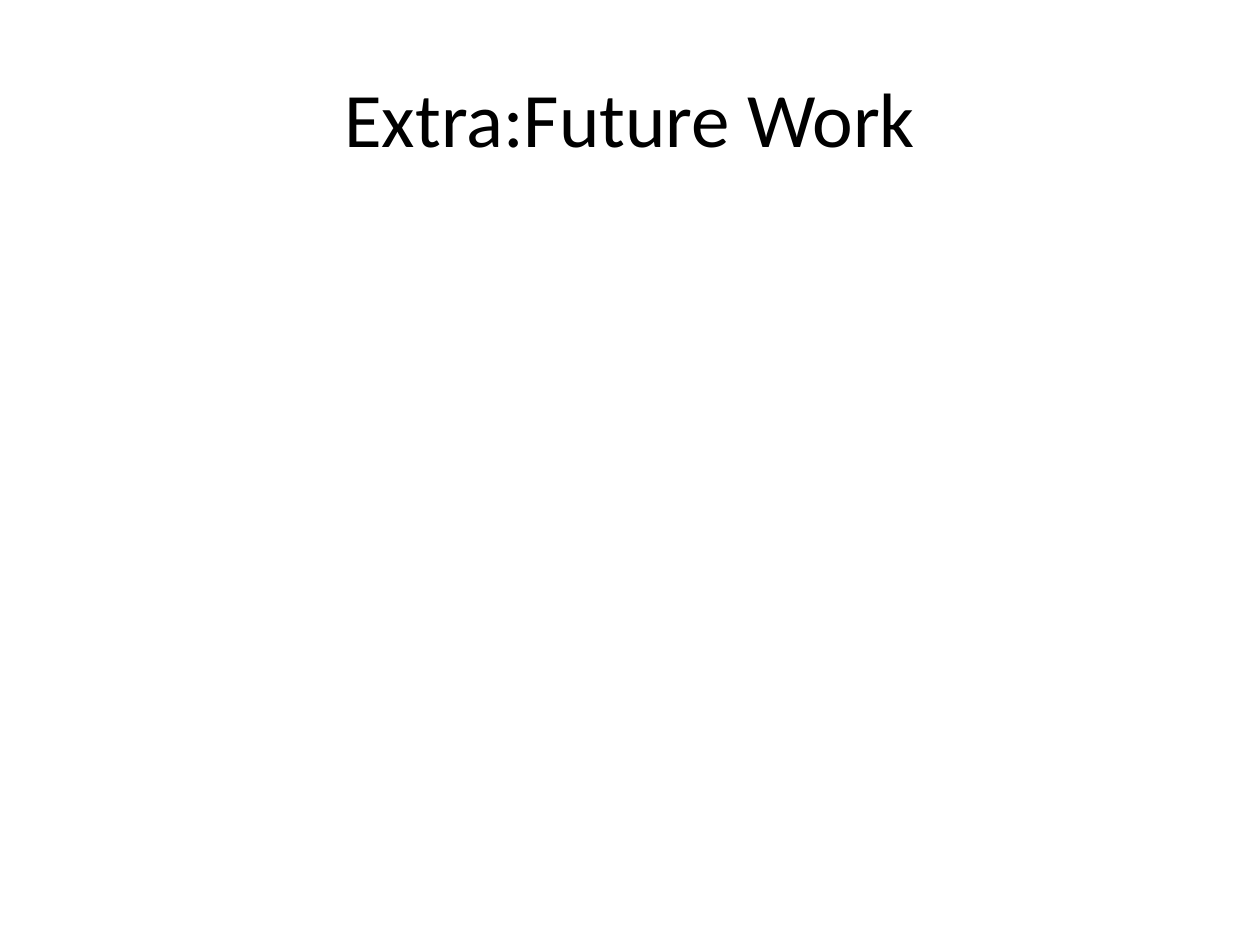
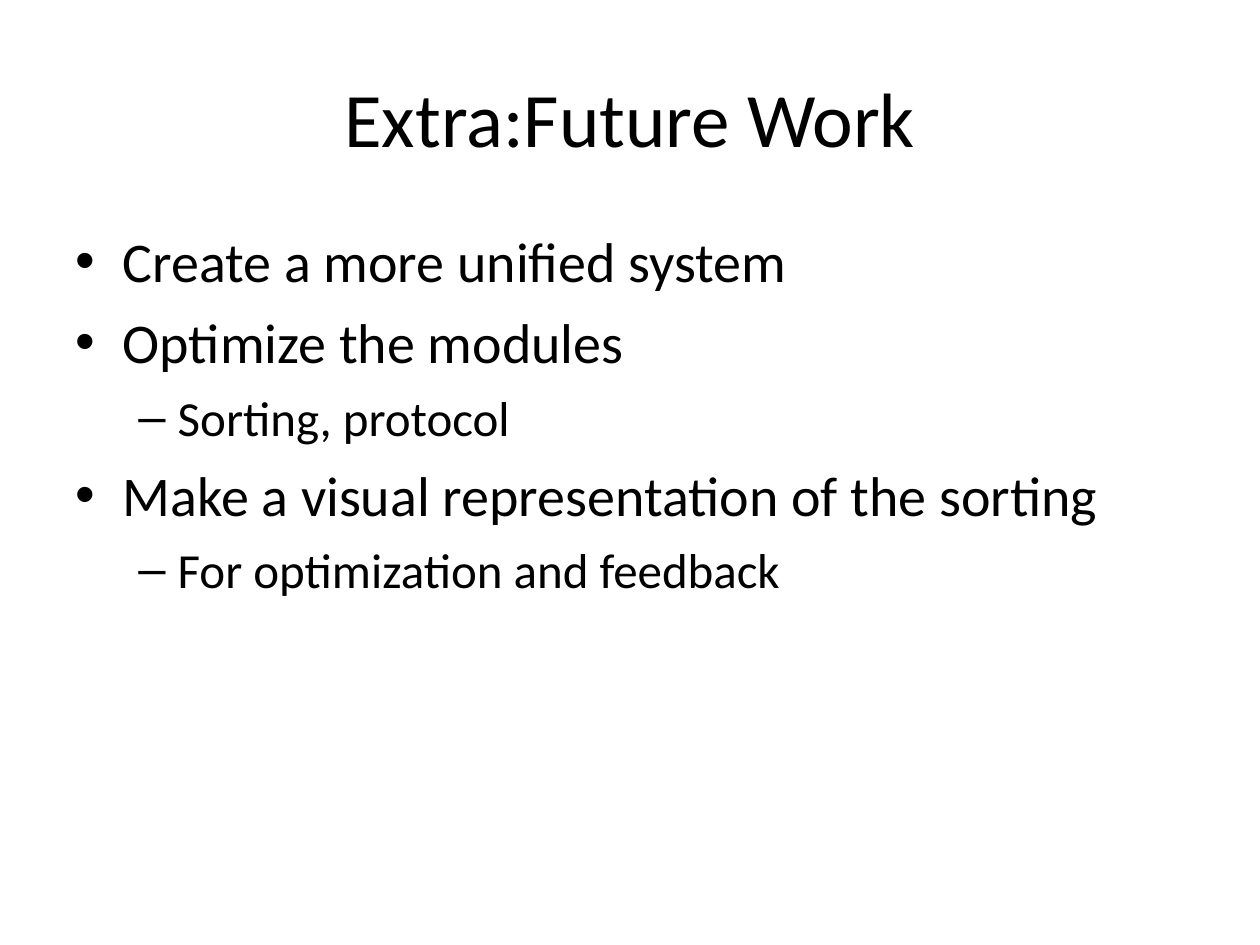
Before and after one commit to isurup/kalle-martin-group, a slide deck: slide 10 of RSD1/presentation/ExamMartin.ppt (slide 11 before the commit). Drawn at 1260x945 pixels with LibreOffice and Linux fonts; fonts in the diff are those of the drawing. Boxes give left, top, right and bottom in pixels: in the first picture for what was removed or moved away, otherwise in the second. Text is boxed around its words. In the diff, an @@ line names an element or a change of style, - is before the commit and + after.

```diff
--- a/RSD1/presentation/ExamMartin.ppt
+++ b/RSD1/presentation/ExamMartin.ppt
@@ text added at [123, 243, 1097, 596], 32 pt, text #000000 @@
+• Create a more unified system
+• Optimize the modules
+  – Sorting, protocol
+• Make a visual representation of the sorting
+  – For optimization and feedback
```
Also in this commit, not shown: 4 other slides changed, 2 slides added, 2 slides removed.
